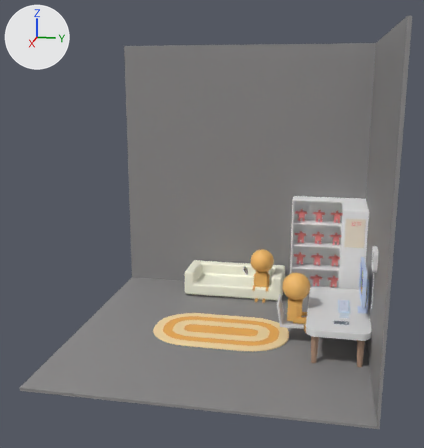
The Blender file blendergo/room.blend: old version first, new version second.
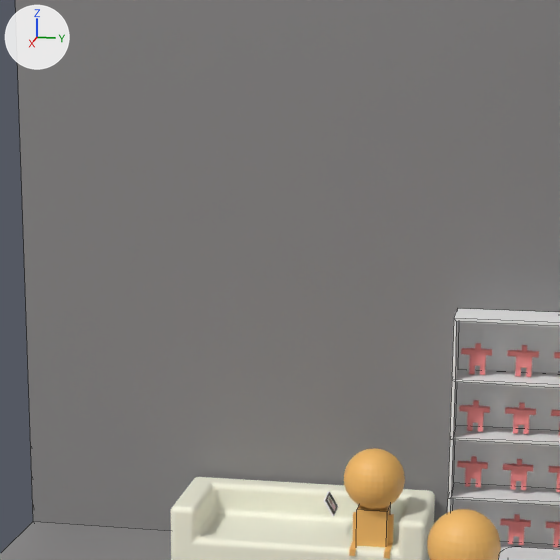
There are two pictures of each version: one whole from a 50 mm camera at (9.51, 1.74, 4.33) aimed at (0.13, -0.13, 1.98), one close up on the part from 28% to 79% of the width and 17% to 65% of the height. The axes (+X, +Y, +Z) are drawn at upper left. The lights are the same throughout. The close-ups show mesh edges as thin lines.

Objects in the first close-up: 'table', '平面', '球体', '球体.001', '立方体.002', '立方体.011', '立方体.018', '立方体.021'.
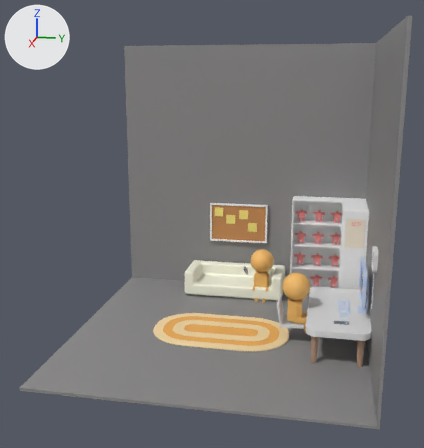
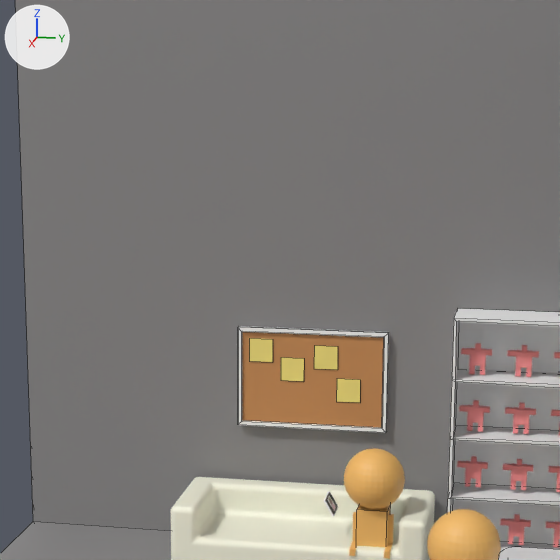
Where the change shows, as pixel boxes [x1, y1, x2, y2] in the close-ups (560 x 560 px):
```json
{"object": "立方体.022", "change": "added", "after": [238, 326, 389, 433], "faces in mat_board (orange #cc9058)": [242, 332, 384, 428], "faces in mat_booklet (white #ffffff)": [238, 326, 389, 433]}
{"object": "平面.004", "change": "added", "after": [314, 345, 338, 370], "on screen": "yellow"}
{"object": "平面.002", "change": "added", "after": [249, 338, 273, 362], "on screen": "yellow"}
{"object": "平面.005", "change": "added", "after": [336, 379, 360, 403], "on screen": "yellow"}
{"object": "平面.003", "change": "added", "after": [281, 357, 304, 381], "on screen": "yellow"}
```

Edits to the scene script, one JSON object a line:
```json
{"op": "add", "block": "mat_材质_004", "code": ["mat_材质_004 = principled_material('材质.004')", "mat_材质_004.base_color = (0.966, 0.805, 0.219)  # yellow #fbe881"]}
{"op": "add", "block": "mat_board", "code": ["mat_board = principled_material('board')", "mat_board.base_color = (0.606, 0.279, 0.0973)  # orange #cc9058"]}
{"op": "add", "block": "me_平面_005", "code": ["me_平面_005 = bpy.data.meshes.new('平面.005')", "me_平面_005.from_pydata([(-1.0, -1.0, 0.0), (1.0, -1.0, 0.0), (-1.0, 1.0, 0.0), (1.0, 1.0, 0.0)], [], [(0, 1, 3, 2)])", "me_平面_005.materials.append(mat_材质_004)  # yellow #fbe881"]}
{"op": "add", "block": "me_平面_004", "code": ["me_平面_004 = bpy.data.meshes.new('平面.004')", "me_平面_004.from_pydata([(-1.0, -1.0, 0.0), (1.0, -1.0, 0.0), (-1.0, 1.0, 0.0), (1.0, 1.0, 0.0)], [], [(0, 1, 3, 2)])", "me_平面_004.materials.append(mat_材质_004)  # yellow #fbe881"]}
{"op": "add", "block": "me_平面_003", "code": ["me_平面_003 = bpy.data.meshes.new('平面.003')", "me_平面_003.from_pydata([(-1.0, -1.0, 0.0), (1.0, -1.0, 0.0), (-1.0, 1.0, 0.0), (1.0, 1.0, 0.0)], [], [(0, 1, 3, 2)])", "me_平面_003.materials.append(mat_材质_004)  # yellow #fbe881"]}
{"op": "add", "block": "me_平面_002", "code": ["me_平面_002 = bpy.data.meshes.new('平面.002')", "me_平面_002.from_pydata([(-1.0, -1.0, 0.0), (1.0, -1.0, 0.0), (-1.0, 1.0, 0.0), (1.0, 1.0, 0.0)], [], [(0, 1, 3, 2)])", "me_平面_002.materials.append(mat_材质_004)  # yellow #fbe881"]}
{"op": "add", "block": "me_立方体_027", "code": ["me_立方体_027 = bpy.data.meshes.new('立方体.027')", "me_立方体_027.from_pydata(...)  # 16 vertices, 14 faces; spans x -0.008..0.04, y -0.608..0.608, z -0.408..0.408", "# faces by material slot: [13, 1]", "me_立方体_027.materials.append(mat_booklet)  # white #ffffff", "me_立方体_027.materials.append(mat_board)  # orange #cc9058"]}
{"op": "add", "block": "ob_平面_005", "code": ["ob_平面_005 = bpy.data.objects.new('平面.005', me_平面_005)", "ob_平面_005.location = (-2.442, 0.216, 1.308)", "ob_平面_005.rotation_euler = (0.0, 1.571, 0.0)  # degrees (0, 90, 0)", "ob_平面_005.scale = (0.0957, 0.0957, 0.0957)"]}
{"op": "add", "block": "ob_平面_004", "code": ["ob_平面_004 = bpy.data.objects.new('平面.004', me_平面_004)", "ob_平面_004.location = (-2.442, 0.03, 1.572)", "ob_平面_004.rotation_euler = (0.0, 1.571, 0.0)  # degrees (0, 90, 0)", "ob_平面_004.scale = (0.0957, 0.0957, 0.0957)"]}
{"op": "add", "block": "ob_平面_003", "code": ["ob_平面_003 = bpy.data.objects.new('平面.003', me_平面_003)", "ob_平面_003.location = (-2.442, -0.241, 1.462)", "ob_平面_003.rotation_euler = (0.0, 1.571, 0.0)  # degrees (0, 90, 0)", "ob_平面_003.scale = (0.0957, 0.0957, 0.0957)"]}
{"op": "add", "block": "ob_平面_002", "code": ["ob_平面_002 = bpy.data.objects.new('平面.002', me_平面_002)", "ob_平面_002.location = (-2.442, -0.498, 1.61)", "ob_平面_002.rotation_euler = (0.0, 1.571, 0.0)  # degrees (0, 90, 0)", "ob_平面_002.scale = (0.0957, 0.0957, 0.0957)"]}
{"op": "add", "block": "ob_立方体_022", "code": ["ob_立方体_022 = bpy.data.objects.new('立方体.022', me_立方体_027)", "ob_立方体_022.location = (-2.47, -0.08, 1.385)"]}
```
